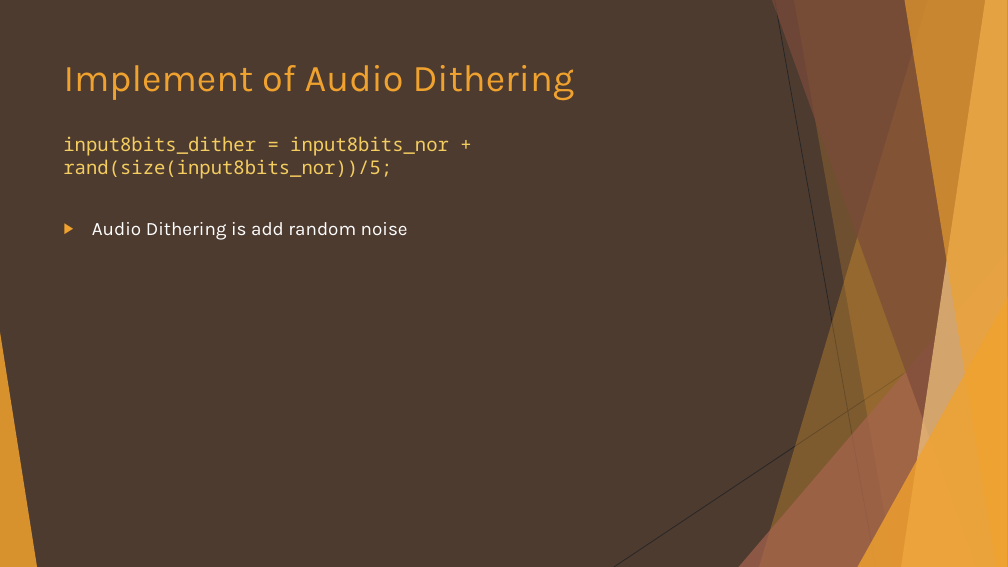
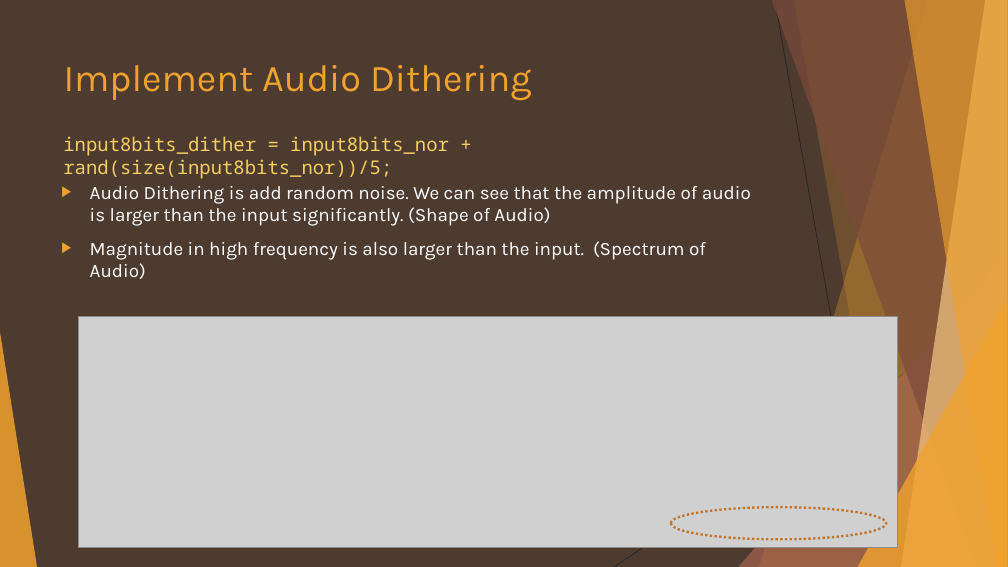
Before and after one commit to kenchan13/Introduction-to-Multimedia, a slide deck: slide 15 of Homework/hw2/104062361_report.pptx (slide 13 before the commit). Drawn at 1008x567 pixels with LibreOffice and Linux fonts; fonts in the diff are those of the drawing; grey boxes stand for pictures. Boxes give left, top, right and bottom in pixels: in the first picture for what was removed or moved away, otherwise in the second. Text is boxed around its words. In the diff, an @@ line names an element or a change of style, - is before the commit and + after.

```diff
--- a/Homework/hw2/104062361_report.pptx
+++ b/Homework/hw2/104062361_report.pptx
@@ title at bbox=[64, 65, 532, 101]: text changed @@
-Implement of Audio Dithering
+Implement Audio Dithering
@@ text at bbox=[90, 186, 751, 279]: text changed @@
-▶ Audio Dithering is add random noise
+▶ Audio Dithering is add random noise. We can see that the amplitude of audio is larger than the input significantly. (Shape of Audio)
+▶ Magnitude in high frequency is also larger than the input. (Spectrum of Audio)
@@ picture added at bbox=[79, 316, 897, 547] @@
@@ ellipse added at bbox=[671, 507, 886, 540], outline #C17529 2.25 pt dashed @@
```
Also in this commit, not shown: 10 other slides changed, 3 slides added, 39 other files.
